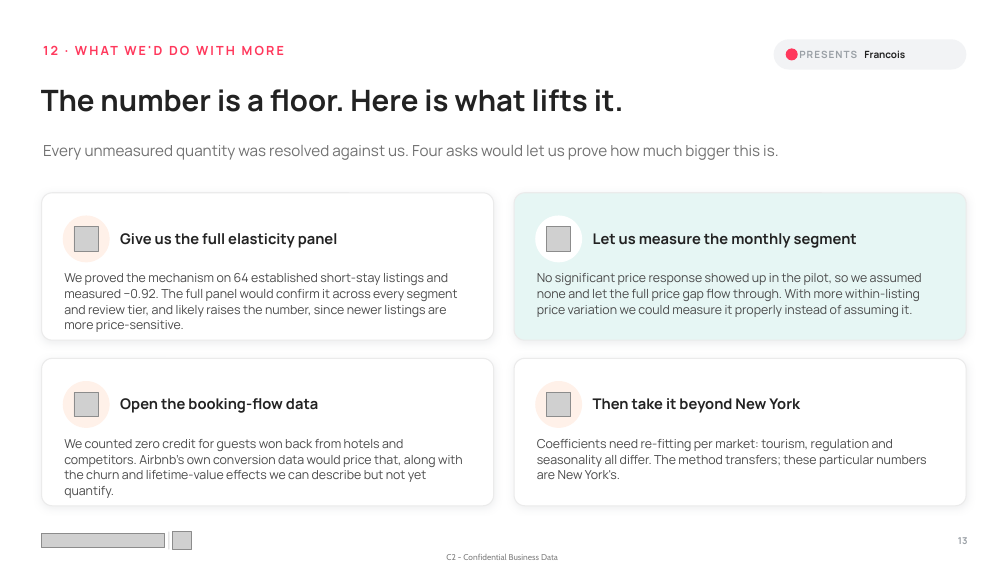
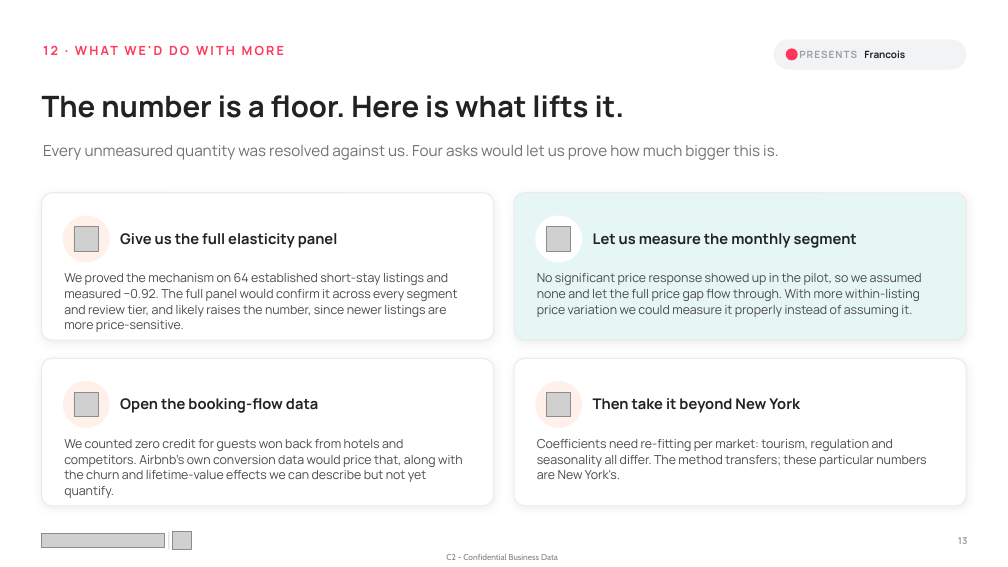
Before and after one commit to mkdn007/Cornell-Airbnb-Capstone, a slide deck: slide 13 of Airbnb Pricing Deck.pptx. Drawn at 1008x567 pixels with LibreOffice and Linux fonts; fonts in the diff are those of the drawing; grey boxes stand for pictures. Boxes give left, top, right and bottom in pixels: in the first picture for what was removed or moved away, otherwise in the second. Text is boxed around its words. In the diff, an @@ line names an element or a change of style, - is before the commit and + after.

```diff
--- a/Airbnb Pricing Deck.pptx
+++ b/Airbnb Pricing Deck.pptx
@@ text "The number is a floor. ..." moved from (x1=41, y1=89, x2=624, y2=112) to (x1=42, y1=95, x2=625, y2=118) @@
```
Also in this commit, not shown: 9 other slides changed.
